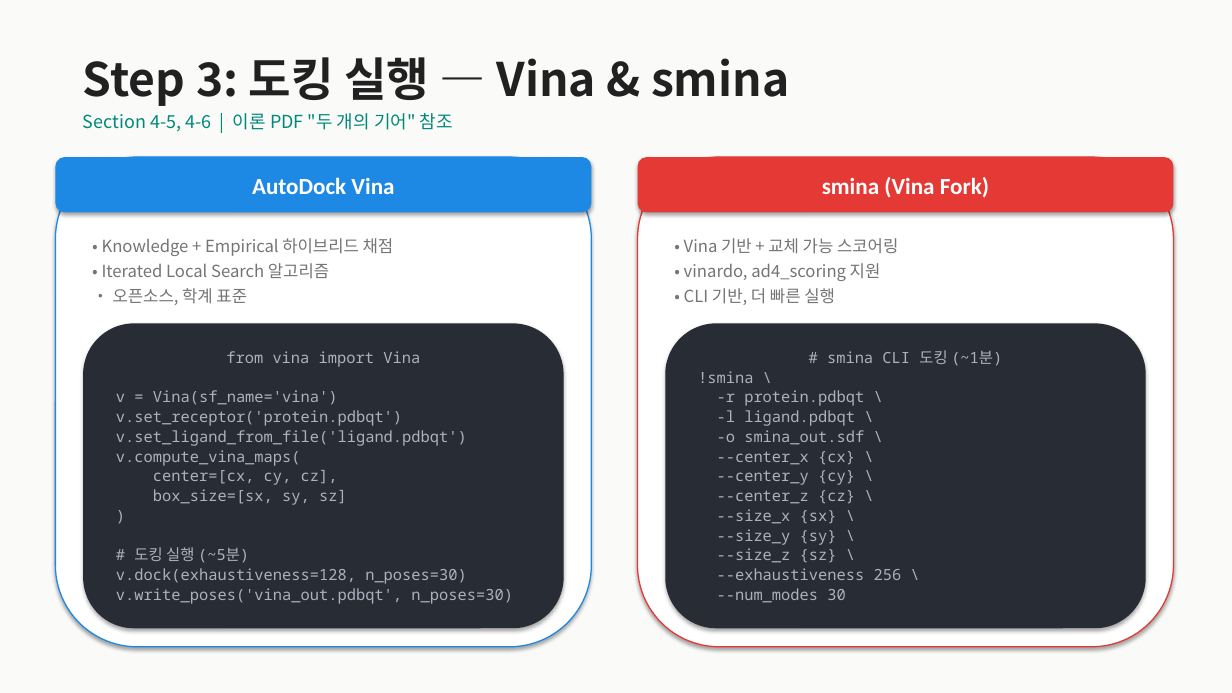
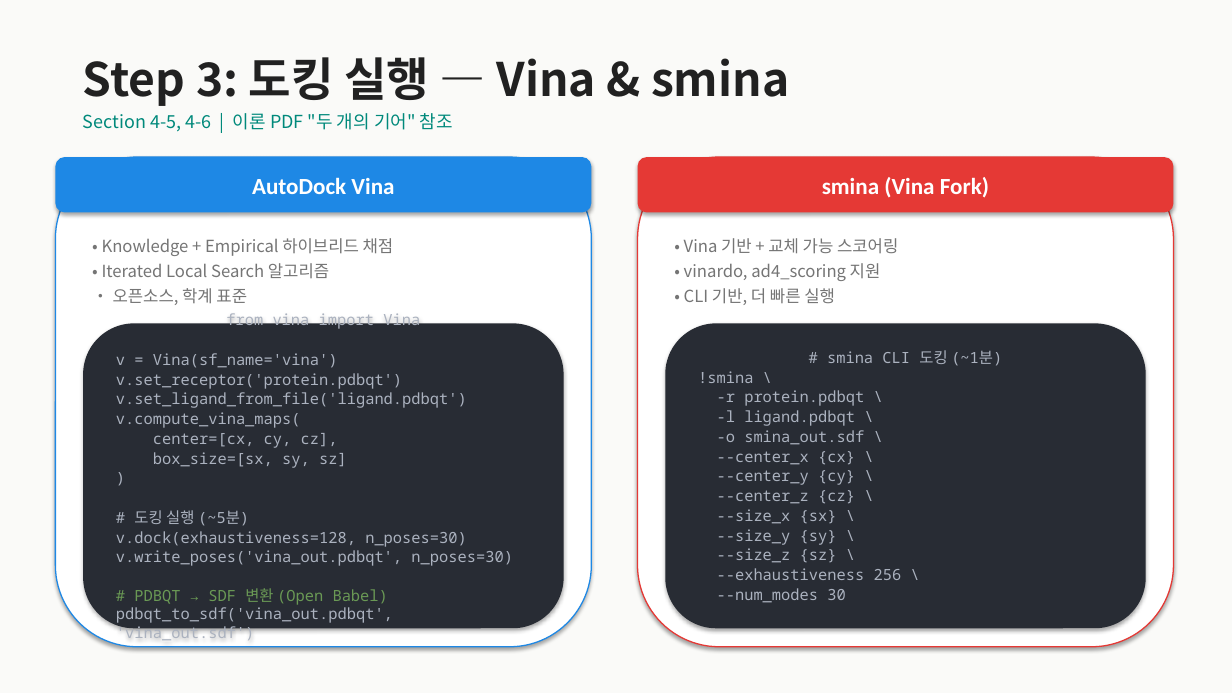
Before and after one commit to fourmodern/molecular_docking_tutorial, a slide deck: slide 7 of Molecular_Docking_Workshop.pptx. Drawn at 1232x693 pixels with LibreOffice and Linux fonts; fonts in the diff are those of the drawing. Boxes give left, top, right and bottom in pixels: in the first picture for what was removed or moved away, otherwise in the second. Text is boxed around its words. In the diff, an @@ line names an element or a change of style, - is before the commit and + after.

```diff
--- a/Molecular_Docking_Workshop.pptx
+++ b/Molecular_Docking_Workshop.pptx
@@ text in rounded rectangle at <box>116,588,393,643</box>: paragraphs added @@
+# PDBQT → SDF 변환 (Open Babel)
+pdbqt_to_sdf('vina_out.pdbqt', 'vina_out.sdf')
```
Also in this commit, not shown: 4 other slides changed, 2 other files.
